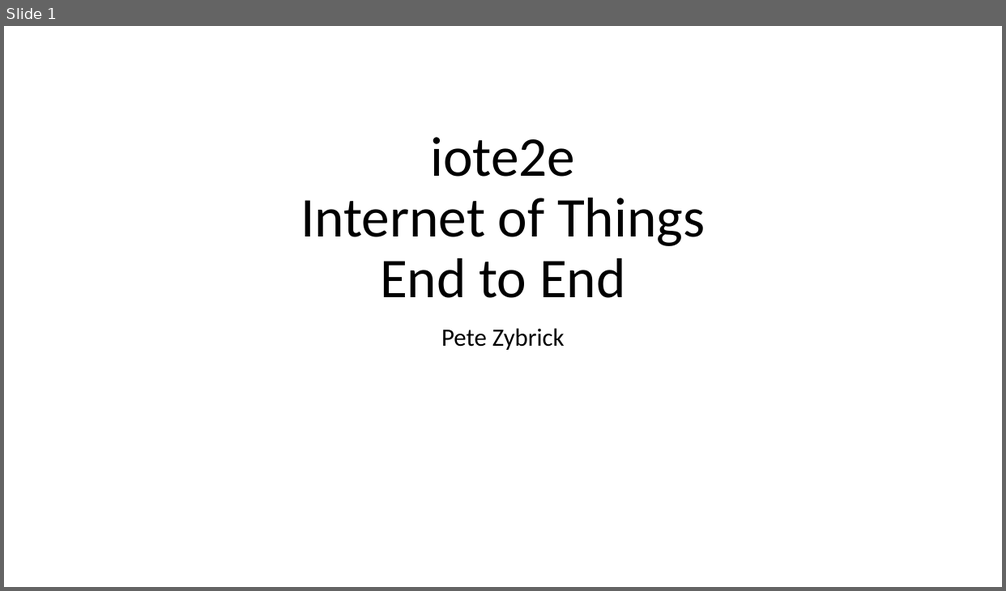
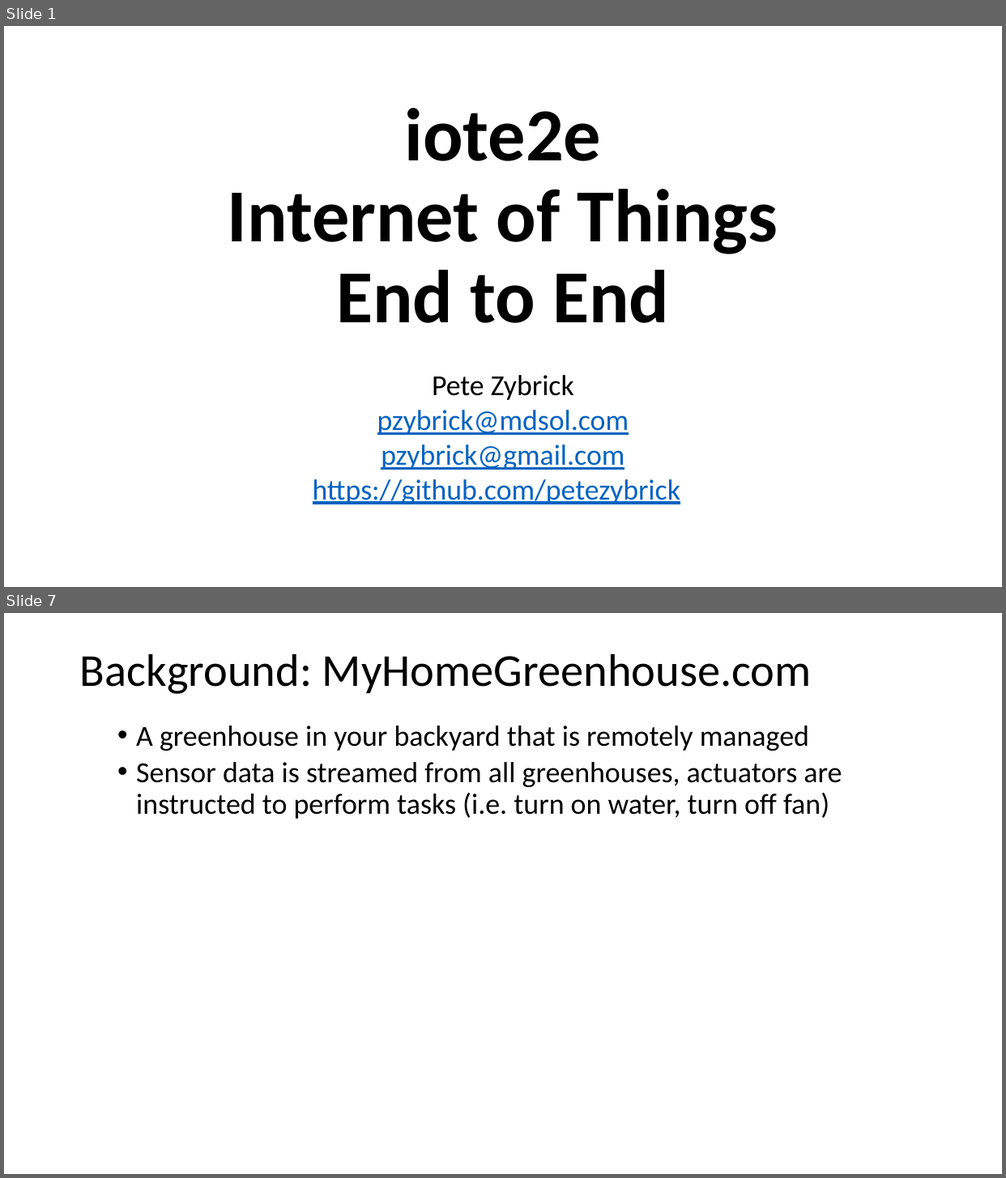
Before and after one commit to petezybrick/iote2e, a slide deck: iote2e-common/src/site/markdown/slides/iote2e-dryrun-20170904.pptx. Shown one above the other, each under a label of ours: slide 1 before the commit, slides 1 and 7 after it; the slides between them are not shown. The pictures are 1006x591 and 1006x1178 pixels, drawn with LibreOffice and Linux fonts; fonts in the diff are those of the drawing. Boxes give left, top, right and bottom in pixels: in the first picture for what was removed or moved away, otherwise in the second. Text is boxed around its words. In the diff, an @@ line names an element or a change of style, - is before the commit and + after.

```diff
--- a/iote2e-common/src/site/markdown/slides/iote2e-dryrun-20170904.pptx
+++ b/iote2e-common/src/site/markdown/slides/iote2e-dryrun-20170904.pptx
@@ slide 7 added at (4, 613, 1002, 1174), background #FFFFFF @@
@@ title added at (80, 653, 812, 694), 44 pt, text #000000 @@
+Background: MyHomeGreenhouse.com
@@ text added at (136, 726, 842, 819), 28 pt, text #000000 @@
+  • A greenhouse in your backyard that is remotely managed
+  • Sensor data is streamed from all greenhouses, actuators are instructed to perform tasks (i.e. turn on water, turn off fan)
@@ slide 1 changed as well @@
@@ title "iote2e Internet of Things End ...": place and size @@
-title "iote2e Internet of Things End ..." at (300, 137, 705, 298)
+title "iote2e Internet of Things End ..." at (228, 108, 778, 323)
@@ title "iote2e Internet of Things End ..." at (228, 108, 778, 323): size 54 to 72 pt, bold on @@
@@ subtitle "Pete Zybrick": place and size @@
-subtitle "Pete Zybrick" at (441, 328, 565, 350)
+subtitle "Pete Zybrick" at (313, 375, 680, 505)
@@ subtitle at (432, 375, 574, 400): size 24 to 27.9 pt in "Pete Zybrick"; line spacing 0.9 to 0.7 @@
@@ subtitle at (313, 410, 680, 505): paragraphs added @@
+pzybrick@mdsol.com
+pzybrick@gmail.com
+https://github.com/petezybrick
```
Also in this commit, not shown: 23 other slides added, 1 slide removed.
